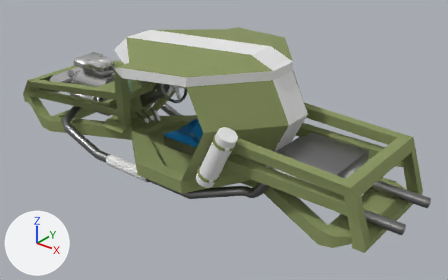
The OBJ model content/car.obj, before and after one commit.
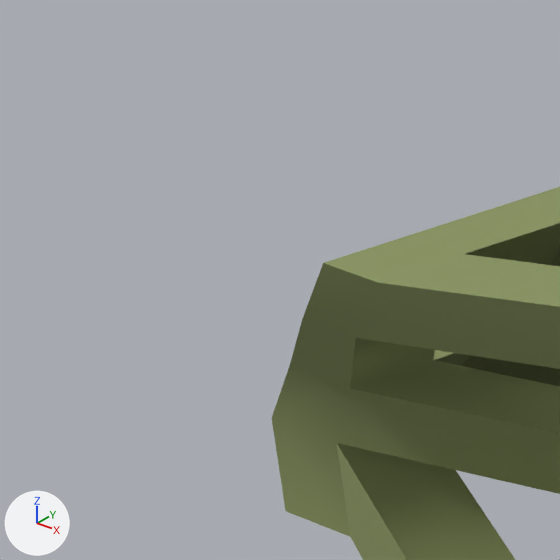
The first picture shows the older version from a camera (50 mm lens) standing at (6.87, -7.68, 4.19) and looking at (0.63, 0.11, -0.64). The close-ups show the older and then the newer version on the part from 0% to 11% of the width and 21% to 38% of the height of that picture. Only the edits that show in the close-ups are written down. Arrows for +X, +Y and +Z are at lower left; the lights stay in place. The close-ups show mesh edges as thin lines. Where no turn or scale is listed for an object, it has been applied to the vertices.

The first close-up shows 'body_sep26'.
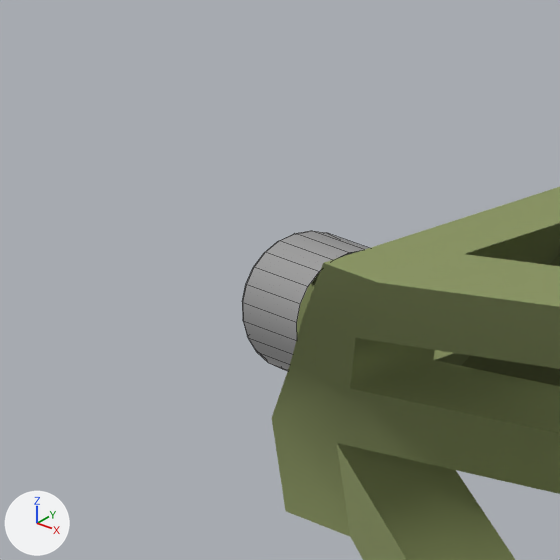
The change, as a list of edits to the scene's bpy script:
```text
Add mat_headlight:
    mat_headlight = principled_material('headlight')
    mat_headlight.base_color = (0.9, 0.9, 0.85)  # white #f3f3ed
    mat_headlight.metallic = 1.0
    mat_headlight.roughness = 0.12
    mat_headlight.emission_color = (1.0, 0.94, 0.8)  # pale yellow #fff8e7
    mat_headlight.emission_strength = 1.0
Add mat_lamphousing:
    mat_lamphousing = principled_material('lamphousing')
    mat_lamphousing.base_color = (0.8, 0.8, 0.8)  # white #e7e7e7
    mat_lamphousing.metallic = 1.0
    mat_lamphousing.roughness = 0.08
Add me_headlightleft:
    me_headlightleft.from_pydata(...)  # 169 vertices, 169 faces; spans x -4.245..-4.04, y -0.73..-0.47, z -0.63..-0.37
    # faces by material slot: [73, 96]
    me_headlightleft.materials.append(mat_lamphousing)  # white #e7e7e7
    me_headlightleft.materials.append(mat_headlight)  # white #f3f3ed, glowing pale yellow #fff8e7
Add ob_headlightleft:
    ob_headlightleft = bpy.data.objects.new('HeadlightLeft', me_headlightleft)
    ob_headlightleft.location = (0.0, 0.0, 0.0)
```

Pixel boxes [x1, y1, x2, y2] of what changed, in the close-ups (560 x 560 px):
'HeadlightLeft', added: after [242, 231, 368, 371]
